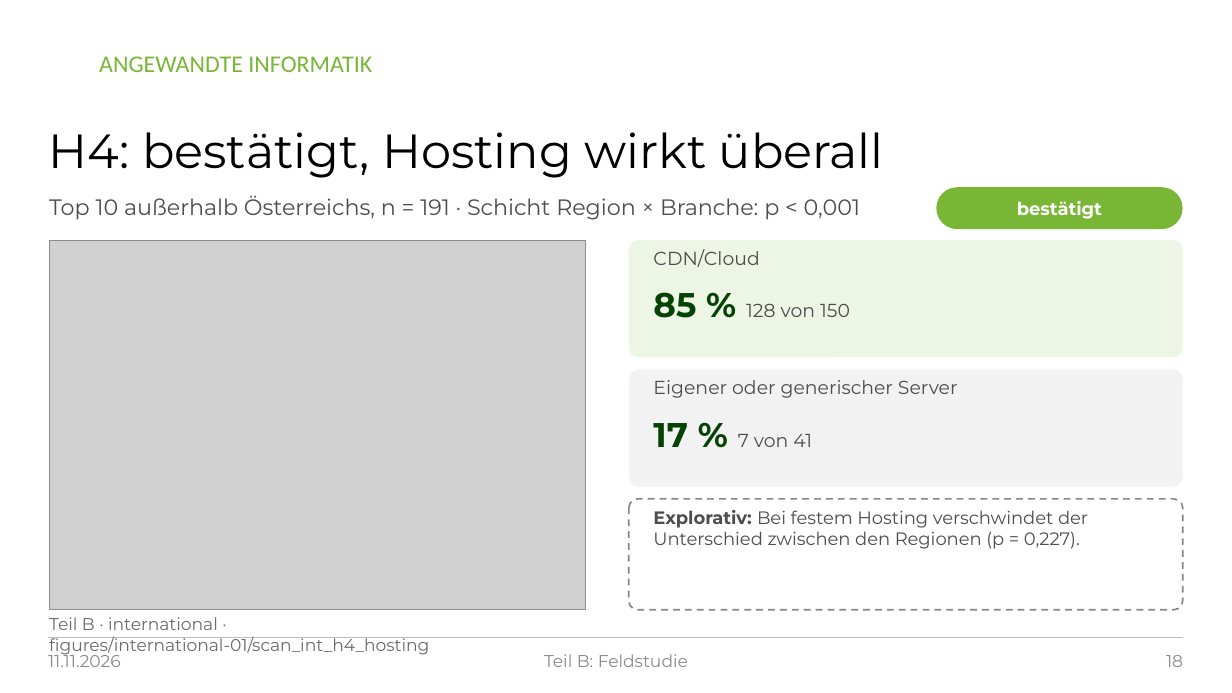
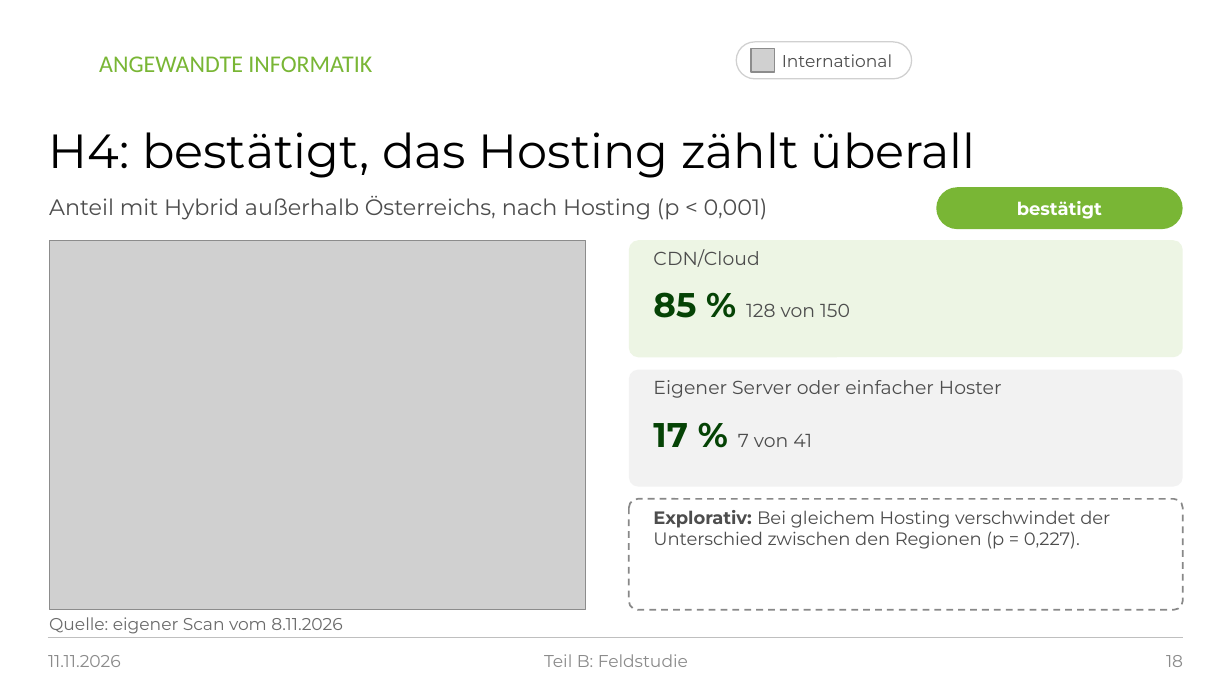
Before and after one commit to raphi98/singer-postquantum-experiment, a slide deck: slide 18 of praesentation/PQ-TLS_Praesentation_2026-11-11.pptx. Drawn at 1232x693 pixels with LibreOffice and Linux fonts; fonts in the diff are those of the drawing; grey boxes stand for pictures; background and template pictures are left out. Boxes give left, top, right and bottom in pixels: in the first picture for what was removed or moved away, otherwise in the second. Text is boxed around its words. In the diff, an @@ line names an element or a change of style, - is before the commit and + after.

```diff
--- a/praesentation/PQ-TLS_Praesentation_2026-11-11.pptx
+++ b/praesentation/PQ-TLS_Praesentation_2026-11-11.pptx
@@ rounded rectangle added at (737, 42, 912, 79), fill #FFFFFF, outline #D0D0D0 0.75 pt @@
@@ picture added at (752, 49, 775, 73) @@
@@ text added at (782, 54, 892, 67), 10 pt, text #4D4D4D @@
+International
@@ title at (49, 132, 975, 178): text changed @@
-H4: bestätigt, Hosting wirkt überall
+H4: bestätigt, das Hosting zählt überall
@@ text at (49, 196, 768, 220): text changed @@
-Top 10 außerhalb Österreichs, n = 191 · Schicht Region × Branche: p < 0,001
+Anteil mit Hybrid außerhalb Österreichs, nach Hosting (p < 0,001)
@@ text at (653, 380, 1002, 398): text changed @@
-Eigener oder generischer Server
+Eigener Server oder einfacher Hoster
@@ text at (653, 510, 1110, 549): text changed @@
-Explorativ: Bei festem Hosting verschwindet der Unterschied zwischen den Regionen (p = 0,227).
+Explorativ: Bei gleichem Hosting verschwindet der Unterschied zwischen den Regionen (p = 0,227).
@@ text at (49, 617, 343, 634): text changed @@
-Teil B · international · figures/international-01/scan_int_h4_hosting
+Quelle: eigener Scan vom 8.11.2026
```
Also in this commit, not shown: 22 other slides changed, 2 other files.
